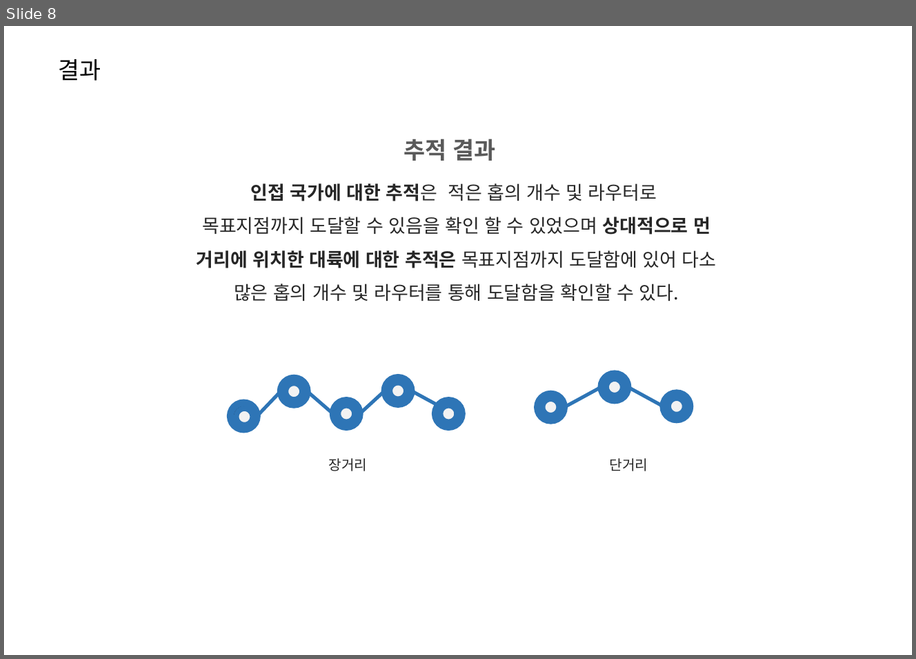
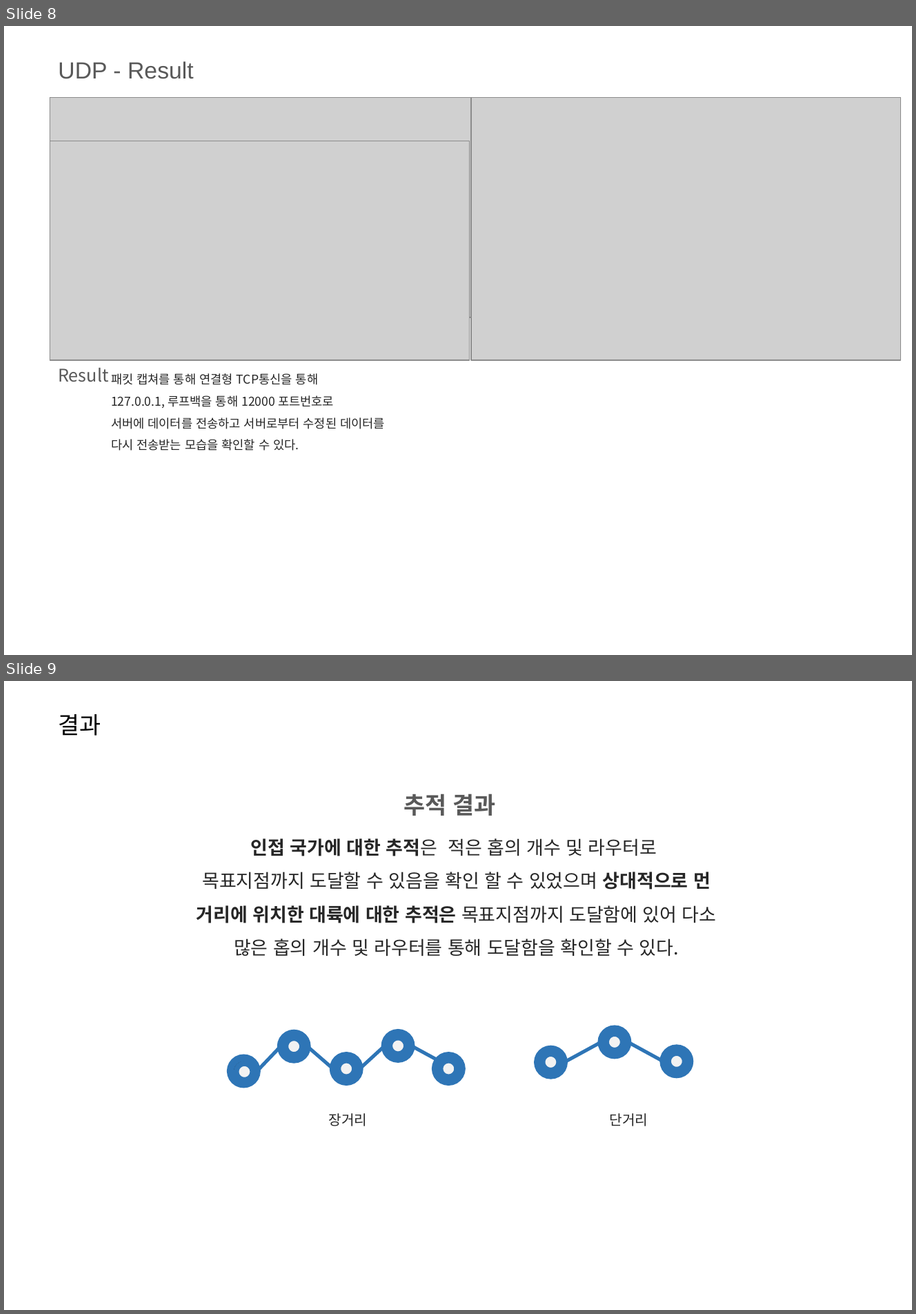
Before and after one commit to ingkoon/2020-s, a slide deck: ComputerNetwork/2-4/20151167 이인재 컴퓨터네트워크 2-4실습 과제(UDP, TCP).pptx. Shown one above the other, each under a label of ours: slide 8 before the commit, slides 8 and 9 after it. The pictures are 916x659 and 916x1314 pixels, drawn with LibreOffice and Linux fonts; fonts in the diff are those of the drawing; grey boxes stand for pictures; background and template pictures are left out. Boxes give left, top, right and bottom in pixels: in the first picture for what was removed or moved away, otherwise in the second. Text is boxed around its words. In the diff, an @@ line names an element or a change of style, - is before the commit and + after.

```diff
--- a/ComputerNetwork/2-4/20151167 이인재 컴퓨터네트워크 2-4실습 과제(UDP, TCP).pptx
+++ b/ComputerNetwork/2-4/20151167 이인재 컴퓨터네트워크 2-4실습 과제(UDP, TCP).pptx
@@ slide 8 added at (x1=4, y1=26, x2=912, y2=655), background picture (left out) @@
@@ text added at (x1=58, y1=61, x2=194, y2=79), 20 pt, text #595959 @@
+UDP - Result
@@ picture added at (x1=50, y1=97, x2=472, y2=317) @@
@@ picture added at (x1=471, y1=97, x2=901, y2=361) @@
@@ picture added at (x1=50, y1=141, x2=470, y2=360) @@
@@ text added at (x1=58, y1=368, x2=109, y2=382), 15 pt, text #595959 @@
+Result
@@ text added at (x1=111, y1=373, x2=385, y2=450), 10.5 pt, text #262626 @@
+패킷 캡쳐를 통해 연결형 TCP통신을 통해
+127.0.0.1, 루프백을 통해 12000 포트번호로
+서버에 데이터를 전송하고 서버로부터 수정된 데이터를 다시 전송받는 모습을 확인할 수 있다.
@@ what was slide 8 is now slide 9 @@
```
Also in this commit, not shown: 3 slides changed.
